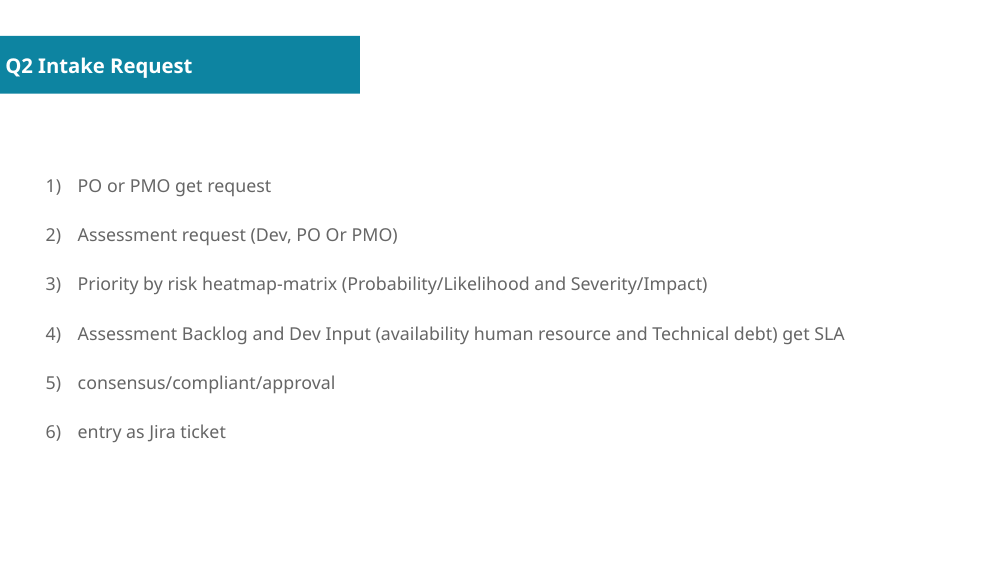
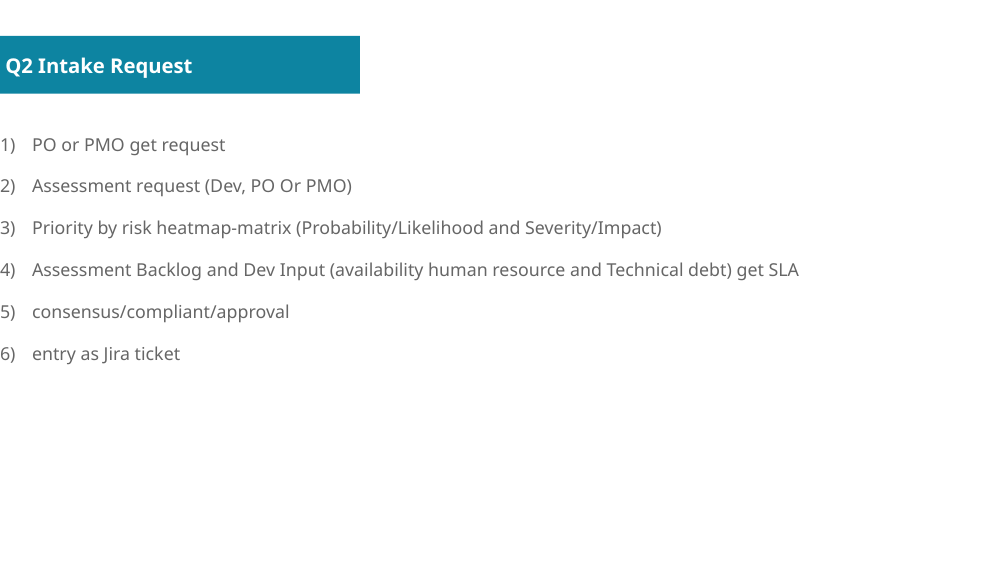
Before and after one commit to sovannotychea/ori-test, a slide deck: slide 3 of docs/01.odp. Drawn at 1008x567 pixels with LibreOffice and Linux fonts; fonts in the diff are those of the drawing. Boxes give left, top, right and bottom in pixels: in the first picture for what was removed or moved away, otherwise in the second. Text is boxed around its words. In the diff, an @@ line names an element or a change of style, - is before the commit and + after.

```diff
--- a/docs/01.odp
+++ b/docs/01.odp
@@ text "PO or PMO get request": place and size @@
-text "PO or PMO get request" at bbox=[78, 179, 844, 394]
+text "PO or PMO get request" at bbox=[32, 138, 799, 364]
@@ text "PO or PMO get request" at bbox=[32, 138, 799, 364]: less space between paragraphs @@
```
Also in this commit, not shown: 5 other slides changed, 4 slides added, 3 slides removed, 5 other files.
